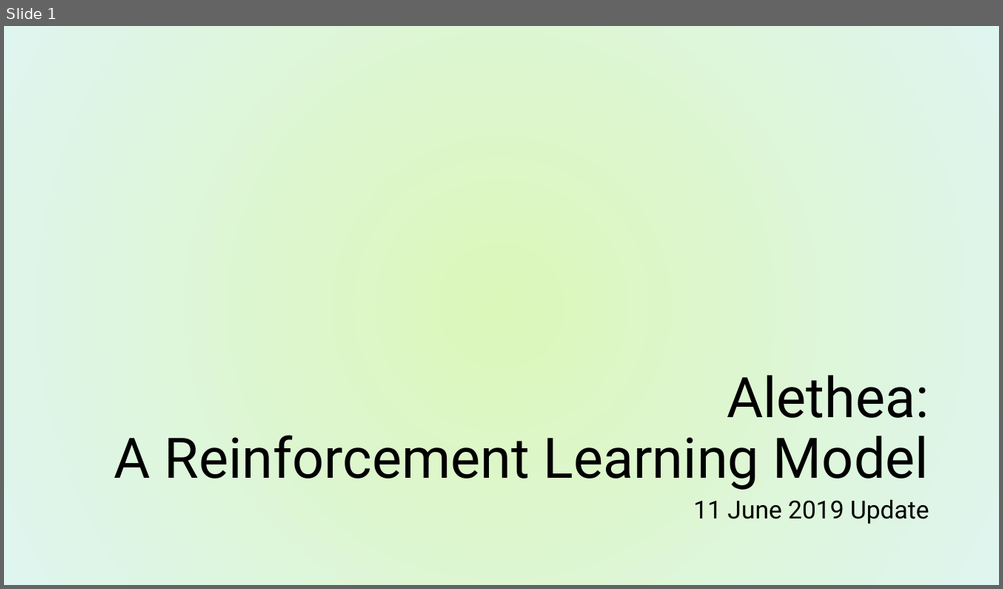
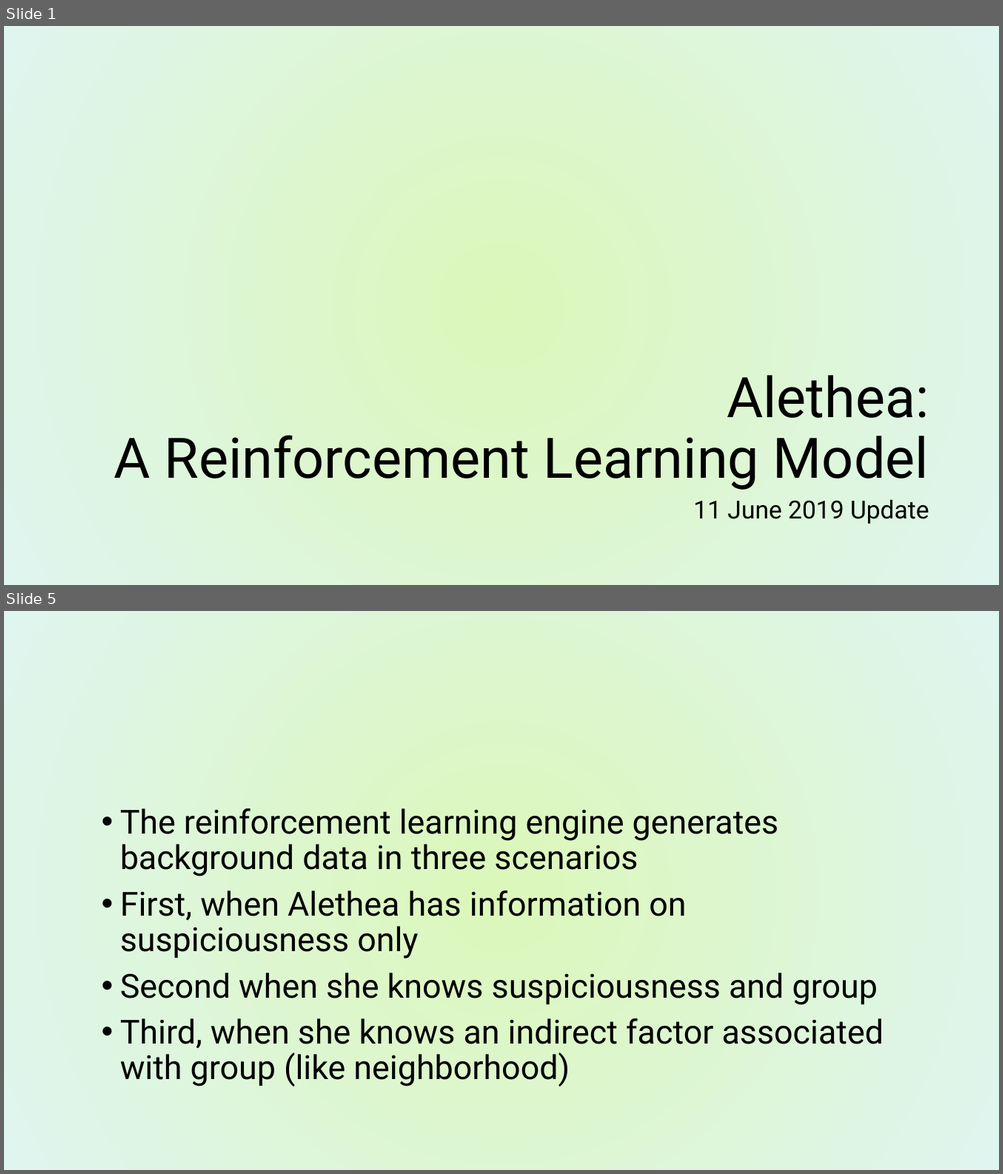
Before and after one commit to Kgatliffe/Alethea, a slide deck: Alethea11June2019.pptx. Shown one above the other, each under a label of ours: slide 1 before the commit, slides 1 and 5 after it; the slides between them are not shown. The pictures are 1003x589 and 1003x1174 pixels, drawn with LibreOffice and Linux fonts; fonts in the diff are those of the drawing; background and template pictures are left out. Boxes give left, top, right and bottom in pixels: in the first picture for what was removed or moved away, otherwise in the second. Text is boxed around its words. In the diff, an @@ line names an element or a change of style, - is before the commit and + after.

```diff
--- a/Alethea11June2019.pptx
+++ b/Alethea11June2019.pptx
@@ slide 5 added at <box>4,611,999,1170</box>, background picture (left out) @@
@@ text added at <box>120,809,883,1087</box>, 32 pt, text #000000 @@
+• The reinforcement learning engine generates background data in three scenarios
+• First, when Alethea has information on suspiciousness only
+• Second when she knows suspiciousness and group
+• Third, when she knows an indirect factor associated with group (like neighborhood)
```
Also in this commit, not shown: 6 other slides added, 2 slides removed, 46 other files.
